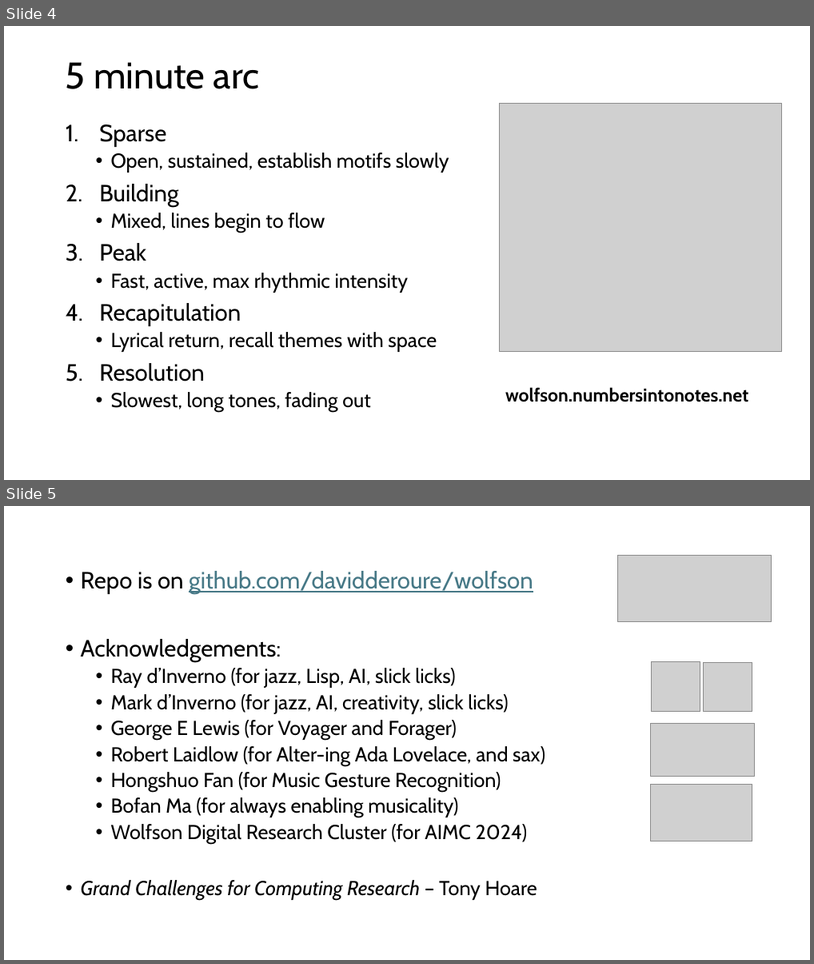
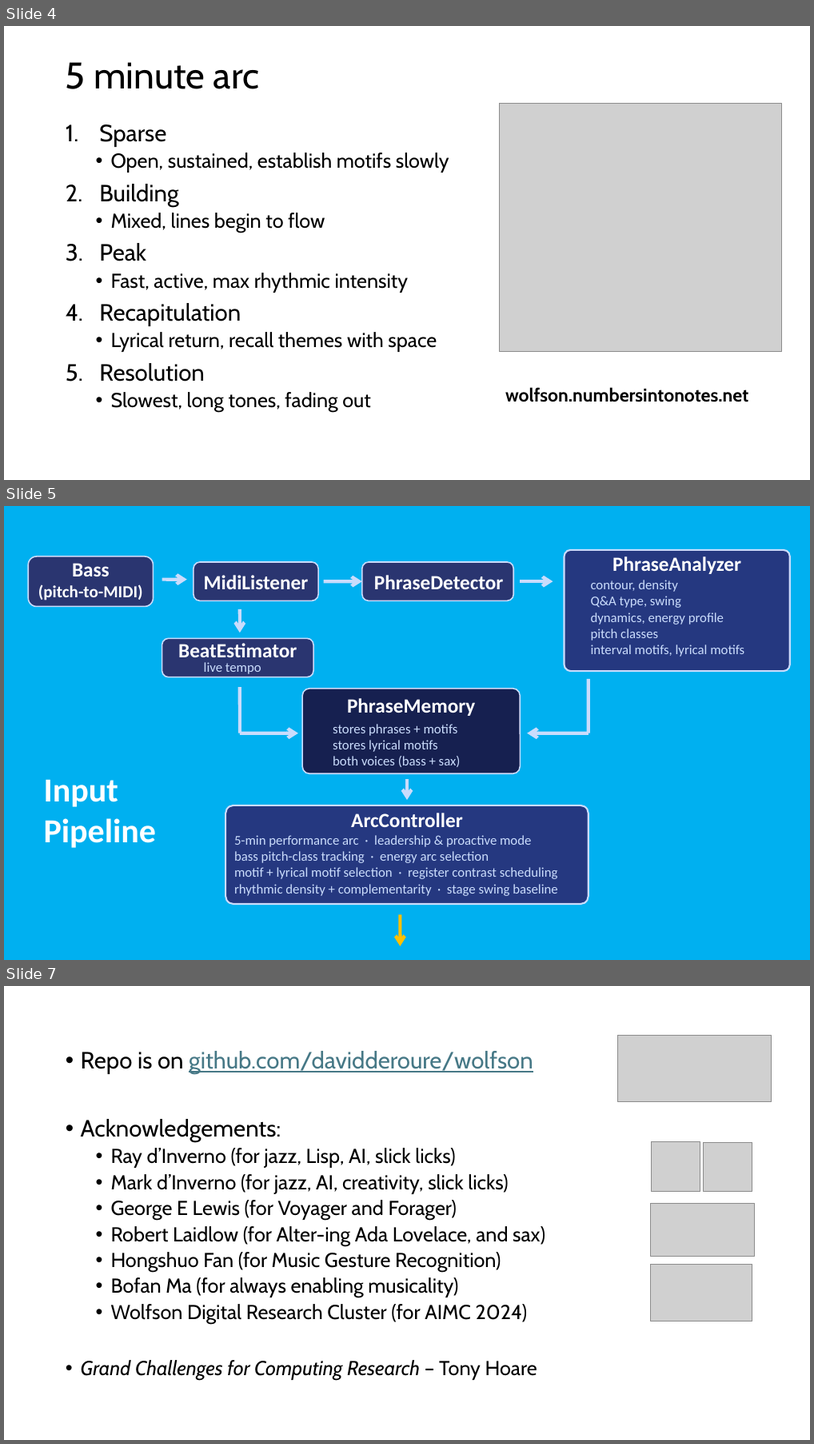
Before and after one commit to davidderoure/wolfson, a slide deck: docs/wolfson.pptx. Shown one above the other, each under a label of ours: slides 4 and 5 before the commit, slides 4, 5 and 7 after it; the slides between them are not shown. The pictures are 814x964 and 814x1444 pixels, drawn with LibreOffice and Linux fonts; fonts in the diff are those of the drawing; grey boxes stand for pictures. Boxes give left, top, right and bottom in pixels: in the first picture for what was removed or moved away, otherwise in the second. Text is boxed around its words. In the diff, an @@ line names an element or a change of style, - is before the commit and + after.

```diff
--- a/docs/wolfson.pptx
+++ b/docs/wolfson.pptx
@@ slide 5 added at bbox=[4, 506, 810, 960], background #00B0F0 @@
@@ rounded rectangle added at bbox=[565, 550, 790, 671], fill #253880, outline #CADCFC 2 pt @@
@@ rounded rectangle added at bbox=[28, 556, 154, 607], fill #2A3570, outline #CADCFC 1.5 pt @@
@@ text added at bbox=[38, 563, 143, 600], 20 pt, text #FFFFFF, bold @@
+Bass
+(pitch-to-MIDI)
@@ rounded rectangle added at bbox=[194, 562, 318, 601], fill #2A3570, outline #CADCFC 1.5 pt @@
@@ text added at bbox=[204, 575, 309, 589], 24 pt, text #FFFFFF, bold @@
+MidiListener
@@ rounded rectangle added at bbox=[362, 562, 514, 601], fill #2A3570, outline #CADCFC 1.5 pt @@
@@ text added at bbox=[374, 575, 503, 589], 24 pt, text #FFFFFF, bold @@
+PhraseDetector
@@ text added at bbox=[613, 556, 742, 574], 24 pt, text #FFFFFF, bold @@
+PhraseAnalyzer
@@ arrow added from (162, 579) to (187, 579), #CADCFC 4 pt @@
@@ arrow added from (324, 582) to (362, 582), #CADCFC 4 pt @@
@@ arrow added from (521, 582) to (554, 582), #CADCFC 4 pt @@
@@ text added at bbox=[591, 580, 745, 656], 16 pt, text #CADCFC @@
+contour, density
+Q&A type, swing
+dynamics, energy profile
+pitch classes
+interval motifs, lyrical motifs
@@ arrow added from (240, 609) to (240, 632), #CADCFC 4 pt @@
@@ rounded rectangle added at bbox=[162, 639, 314, 677], fill #2A3570, outline #CADCFC 1.5 pt @@
@@ text added at bbox=[178, 643, 297, 663], 24 pt, text #FFFFFF, bold @@
+BeatEstimator
@@ text added at bbox=[204, 662, 262, 674], 16 pt, text #CADCFC @@
+live tempo
@@ line added from (240, 687) to (240, 733), #CADCFC 4 pt @@
@@ rounded rectangle added at bbox=[303, 688, 521, 773], fill #162050, outline #CADCFC 1.5 pt @@
@@ line added from (589, 679) to (589, 733), #CADCFC 4 pt @@
@@ text added at bbox=[347, 698, 475, 716], 24 pt, text #FFFFFF, bold @@
+PhraseMemory
@@ arrow added from (240, 733) to (298, 733), #CADCFC 4 pt @@
@@ text added at bbox=[333, 724, 461, 767], 16 pt, text #CADCFC @@
+stores phrases + motifs
+stores lyrical motifs
+both voices (bass + sax)
@@ arrow added from (589, 733) to (527, 733), #CADCFC 4 pt @@
@@ text added at bbox=[44, 779, 156, 848], 40 pt, text #FFFFFF, bold @@
+Input Pipeline
@@ arrow added from (407, 779) to (407, 800), #CADCFC 4 pt @@
@@ rounded rectangle added at bbox=[226, 805, 589, 904], fill #253880, outline #CADCFC 2 pt @@
@@ text added at bbox=[351, 812, 462, 827], 24 pt, text #FFFFFF, bold @@
+ArcController
@@ text added at bbox=[234, 835, 558, 896], 16 pt, text #CADCFC @@
+5-min performance arc · leadership & proactive mode
+bass pitch-class tracking · energy arc selection
+motif + lyrical motif selection · register contrast scheduling
+rhythmic density + complementarity · stage swing baseline
@@ arrow added from (400, 914) to (400, 946), #FFC000 4 pt @@
@@ what was slide 5 is now slide 7 @@
```
Also in this commit, not shown: 1 other slide added, 1 other file.
